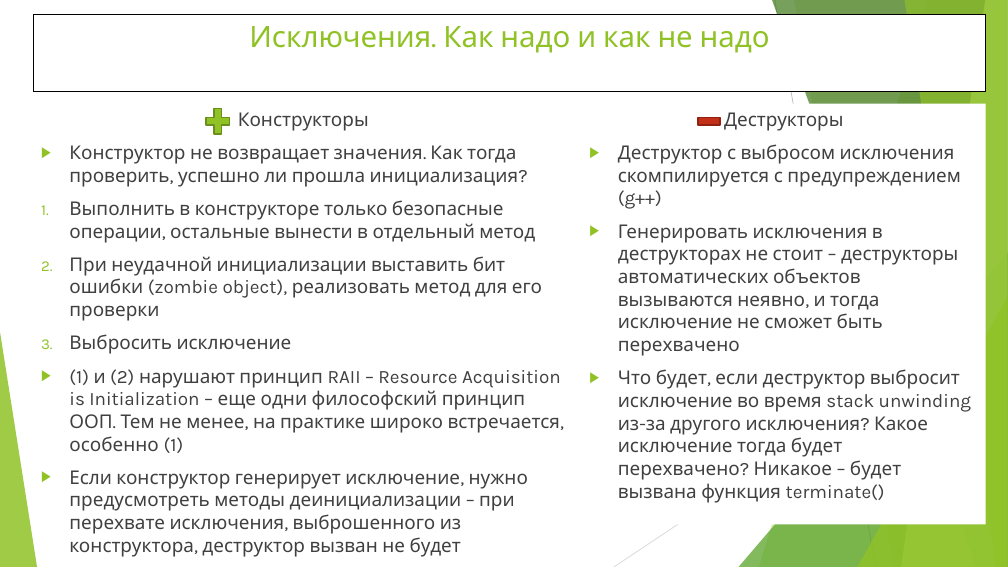
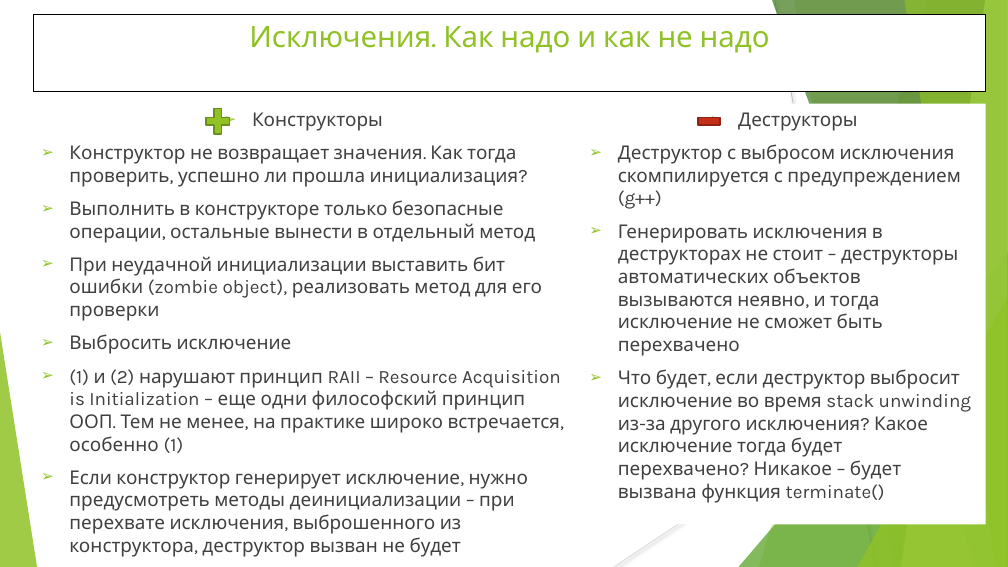
Before and after one commit to WhiteCatStudies/lectures, a slide deck: slide 9 of pt1/lectures/lecture5/lecture5.pptx. Drawn at 1008x567 pixels with LibreOffice and Linux fonts; fonts in the diff are those of the drawing. Boxes give left, top, right and bottom in pixels: in the first picture for what was removed or moved away, otherwise in the second. Text is boxed around its words. In the diff, an @@ line names an element or a change of style, - is before the commit and + after.

```diff
--- a/pt1/lectures/lecture5/lecture5.pptx
+++ b/pt1/lectures/lecture5/lecture5.pptx
@@ text "Конструкторы" at box(69, 112, 561, 534): bullet none to ➢; bullet ▶ to ➢; bullet 1. to ➢ @@
@@ plus sign at box(202, 104, 234, 138): proportions changed @@
@@ rectangle "Деструкторы" at box(582, 104, 986, 524): bullet none to ➢; bullet ▶ to ➢ @@
```
Also in this commit, not shown: 8 other slides changed, 6 slides added, 1 slide removed, 31 other files.
